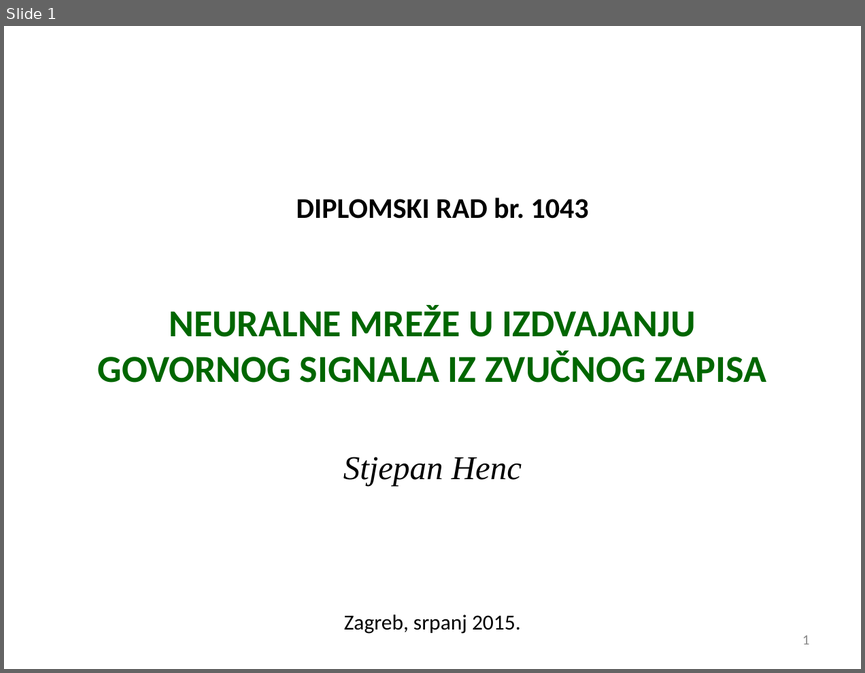
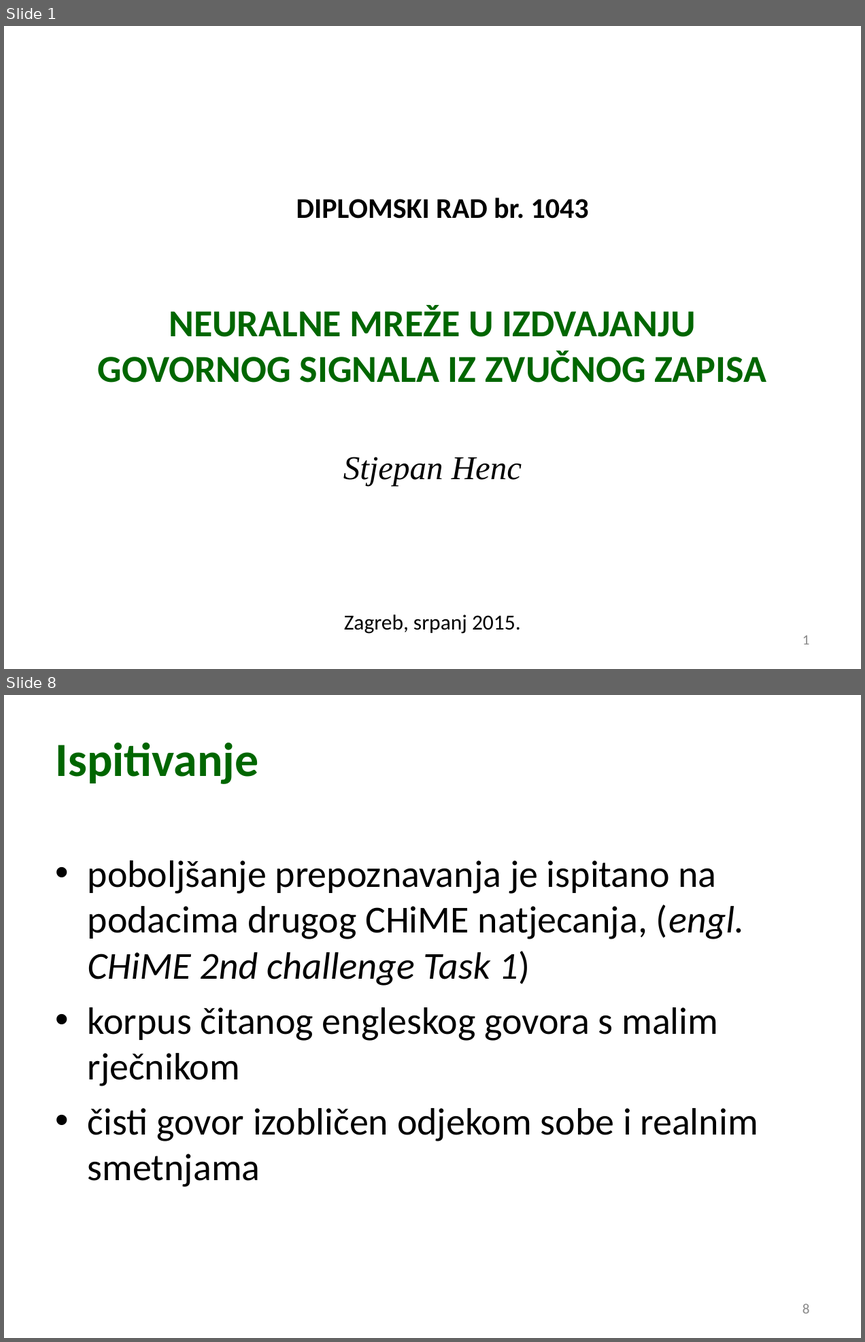
Before and after one commit to sthenc/diplomski_rad, a slide deck: obrana_stjepan_henc.ppt. Shown one above the other, each under a label of ours: slide 1 before the commit, slides 1 and 8 after it; the slides between them are not shown. The pictures are 865x673 and 865x1342 pixels, drawn with LibreOffice and Linux fonts; fonts in the diff are those of the drawing; background and template pictures are left out. Boxes give left, top, right and bottom in pixels: in the first picture for what was removed or moved away, otherwise in the second. Text is boxed around its words. In the diff, an @@ line names an element or a change of style, - is before the commit and + after.

```diff
--- a/obrana_stjepan_henc.ppt
+++ b/obrana_stjepan_henc.ppt
@@ slide 8 added at bbox=[4, 695, 861, 1338], background picture (left out) @@
@@ title added at bbox=[56, 742, 259, 784], 40 pt, text #006600, bold @@
+Ispitivanje
@@ text added at bbox=[88, 860, 757, 1187], 32 pt, text #000000 @@
+• poboljšanje prepoznavanja je ispitano na podacima drugog CHiME natjecanja, (engl. CHiME 2nd challenge Task 1)
+• korpus čitanog engleskog govora s malim rječnikom
+• čisti govor izobličen odjekom sobe i realnim smetnjama
@@ page number added at bbox=[802, 1304, 810, 1313], 12 pt, text #898989 @@
+8
```
Also in this commit, not shown: 11 other slides added, 1 slide removed, 3 other files.
